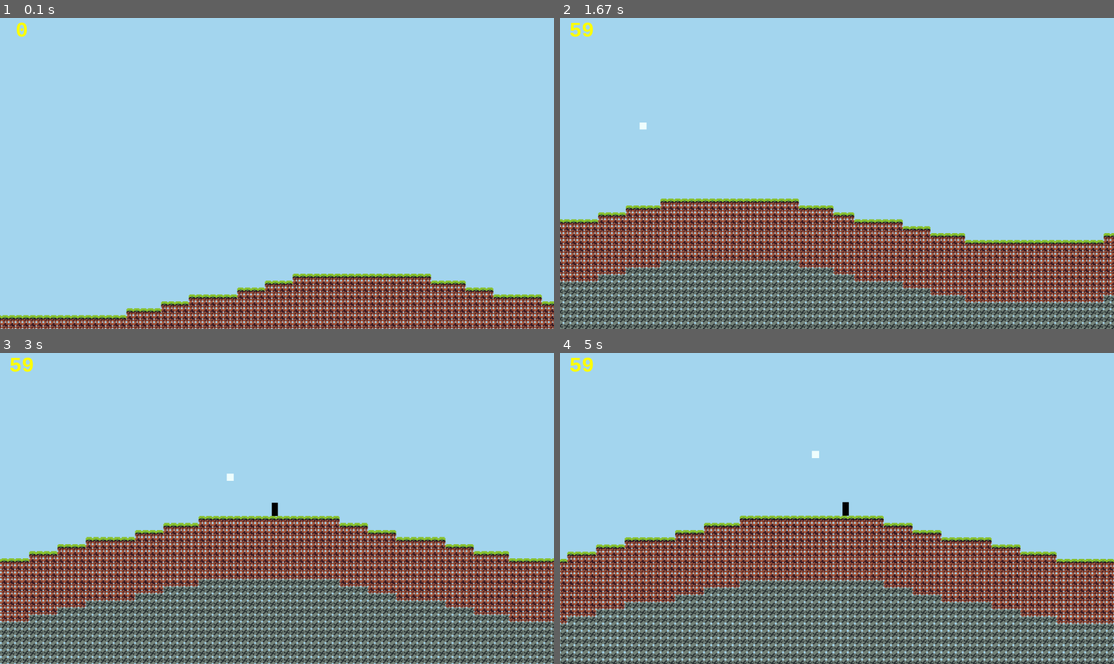
Above: before the commit, frames 1-4 (two rows, left to right).
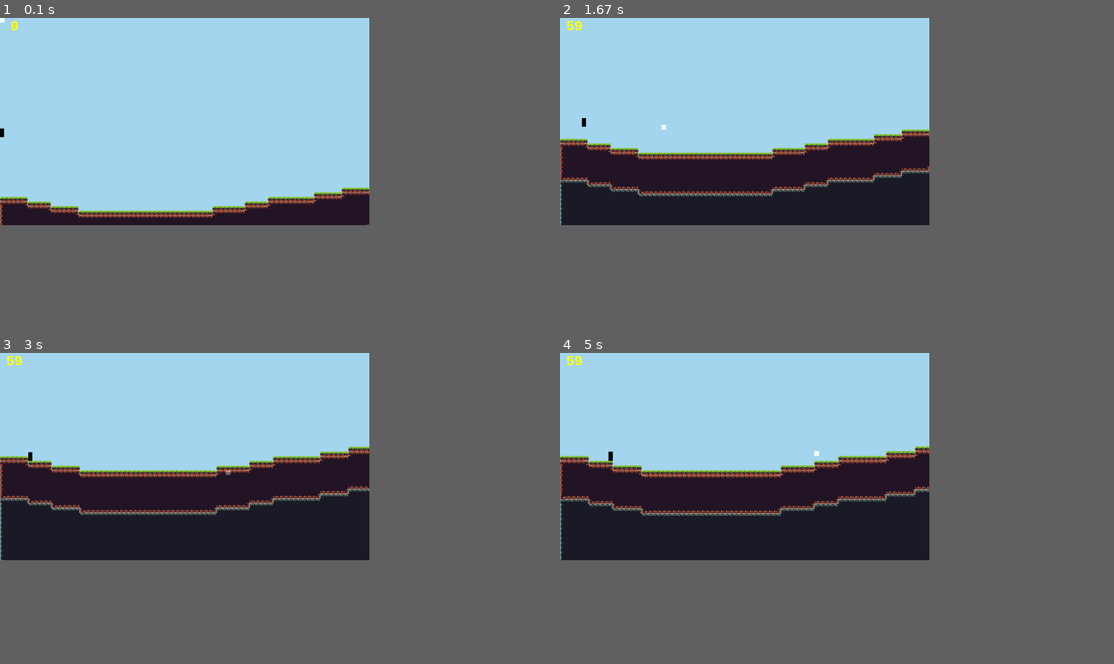
Above: after the commit, the same moments.

Repository: Nicholas-Merillat/tilemap-pygame
Game: pygame game, started from main.py
Same seed, same stepped clock (60 frames per second), same inputs: the game is played once before the commit and once after it.
Inputs (mouse positions are in pixels of both pictures, inside the frame that each line leads up to):
- Up to frame 1 (0.1 s): no input
- Up to frame 2 (1.67 s): tap Alt at 0.33, 1.65 s; hold D 0.67-1.13 s; move the mouse to (1014, 164) at 0.7 s; hold W 1.17-1.47 s; move the mouse to (704, 176) at 1.2 s; hold D from 1.5 s (still down); move the mouse to (665, 126) at 1.53 s
- Up to frame 3 (3 s): release D at 1.97 s; hold A 2-2.53 s; move the mouse to (238, 384) at 2.03 s; tap = at 2.15 s; hold A 2.57-2.97 s; move the mouse to (227, 474) at 2.6 s
- Up to frame 4 (5 s): hold W 3-3.37 s; move the mouse to (753, 387) at 3.03 s; tap Alt at 3.15, 4.72 s; hold D 3.4-4.03 s; move the mouse to (637, 499) at 3.43 s; tap = at 3.55 s; hold A 4.07-4.53 s; move the mouse to (842, 542) at 4.1 s; hold D from 4.57 s (still down); move the mouse to (820, 455) at 4.6 s
In our replay, the window is 900x506 before the commit and 600x337 after it. These sizes can differ from the game's own. Grey fills any space a smaller window leaves; there, only what the larger window draws over its background counts as a difference.

The runs differ from the first frame. In frame 1, 16% of the frame differs, in the area x 0-100%, y 0-100%; in frame 2, 48%; in frame 3, 54%; in frame 4, 54%.

Commit message:
sonic boom knuckles glitch fix and lots of other player improvements, textures swapped

Diff:
--- a/camera.py
+++ b/camera.py
@@ -10,7 +10,7 @@
         self.zoom = 0
         self.zoom_scale_factor = VIEWPORT_RESOLUTION[0] / (VIEWPORT_RESOLUTION[0] - self.zoom)
 
-        self.smoothing_speed = 0.04
+        self.smoothing_speed = 0.3
         self.limit_left = 0
         self.limit_top = 0
         self.limit_right = TILEMAP_SIZE[0] * TILE_SIZE
@@ -28,8 +28,8 @@
         self.zoom_scale_factor = VIEWPORT_RESOLUTION[0] / (VIEWPORT_RESOLUTION[0] - self.zoom)
 
         if self.smooth_position:
-            self.x = pygame.math.lerp(self.x, ((entity.x + entity.width * 0.5) - VIEWPORT_RESOLUTION[0] * 0.5) + self.zoom * 0.5, self.smoothing_speed * delta)
-            self.y = pygame.math.lerp(self.y, ((entity.y + entity.height * 0.5) - VIEWPORT_RESOLUTION[1] * 0.5 + (self.zoom * 0.5) / ASPECT_SCALE_FACTOR), self.smoothing_speed * delta)
+            self.x = pygame.math.lerp(self.x, ((entity.x + entity.width * 0.5) - VIEWPORT_RESOLUTION[0] * 0.5) + self.zoom * 0.5, easeInQuad(self.smoothing_speed) * delta)
+            self.y = pygame.math.lerp(self.y, ((entity.y + entity.height * 0.5) - VIEWPORT_RESOLUTION[1] * 0.5 + (self.zoom * 0.5) / ASPECT_SCALE_FACTOR), easeInQuad(self.smoothing_speed) * delta)
         else:
             self.x = ((entity.x + entity.width * 0.5) - VIEWPORT_RESOLUTION[0] * 0.5) + self.zoom * 0.5
             self.y = ((entity.y + entity.height * 0.5) - VIEWPORT_RESOLUTION[1] * 0.5) + (self.zoom * 0.5) / ASPECT_SCALE_FACTOR
--- a/main.py
+++ b/main.py
@@ -4,15 +4,20 @@
 from player import Player
 from camera import Camera
 
+# Have to call this or else fetching monitor resolution doesn't work
+ctypes.windll.user32.SetProcessDPIAware()
+
 class Main():
     def __init__(self):
         pygame.init()
         pygame.display.set_caption(F'Tile Map {TILEMAP_SIZE[0]}x{TILEMAP_SIZE[1]}')
         pygame.display.set_icon(pygame.image.load('content/icon.png'))
+        self.display_resolution = (pygame.display.Info().current_w, pygame.display.Info().current_h)
 
         self.viewport = pygame.Surface(VIEWPORT_RESOLUTION)
-        self.screen = pygame.display.set_mode(SCREEN_RESOLUTION, pygame.DOUBLEBUF)
+        self.screen = pygame.display.set_mode(WINDOW_RESOLUTION)
         self.screen_scale_factor = pygame.math.Vector2(self.screen.size[0] / VIEWPORT_RESOLUTION[0], self.screen.size[1] / VIEWPORT_RESOLUTION[1])
+        self.fullscreen = False
 
         self.clock = pygame.time.Clock()
         self.font_big = pygame.font.SysFont('Monospace', int(24 * self.screen_scale_factor.x), True)
@@ -22,19 +27,20 @@
         self.tilemap = TileMap(self.camera)
         self.tilemap.generate_world()
 
-        self.player = Player((TILEMAP_SIZE[0] * TILE_SIZE) / 2, 150, 7, 15, self.tilemap)
+        self.player = Player(0, 200, 7, 15, self.tilemap)
 
     def render(self):
         # Draw any pixel art on viewport to keep pixels
         self.viewport = pygame.Surface((VIEWPORT_RESOLUTION[0] - self.camera.zoom, VIEWPORT_RESOLUTION[1] - self.camera.zoom / ASPECT_SCALE_FACTOR))
         self.viewport.fill((165,215,240))
 
-        # Blit only the whats visible to the camera from the tilemap to viewport
-        self.viewport.blit(self.tilemap.texture_surface, (0,0))
+        # Blit only the whats visible from the camera and tilemap to viewport
+        self.viewport.blit(self.tilemap.surface, (0,0))
 
-        #if self.tilemap.grid[int(self.mouse_position_tile.x)][int(self.mouse_position_tile.y)] != 0:
+        # Tilemap highlight on cursor
         self.viewport.blit(self.tilemap.cursor, (self.mouse_position_tile.x * TILE_SIZE - self.camera.x, self.mouse_position_tile.y * TILE_SIZE - self.camera.y), special_flags=pygame.BLEND_ADD)
 
+        # Player
         pygame.draw.rect(self.viewport, (0,0,0), self.player.rect)
 
         # Scale viewport up and blit onto screen for pixel art effect + good performance
@@ -48,14 +54,22 @@
         self.delta = (self.clock.tick(MAX_FPS) / 1000) * PHYSICS_FPS
         while True:
             self.delta = (self.clock.tick(MAX_FPS) / 1000) * PHYSICS_FPS
-            self.screen_scale_factor = pygame.math.Vector2(self.screen.size[0] / VIEWPORT_RESOLUTION[0], self.screen.size[1] / VIEWPORT_RESOLUTION[1])
 
             for event in pygame.event.get():
                 if event.type == pygame.QUIT:
                     pygame.quit()
                     sys.exit()
-                elif event.type == pygame.VIDEORESIZE:
-                    self.screen = pygame.display.set_mode((event.w, event.h), pygame.RESIZABLE)
+                elif event.type == pygame.KEYDOWN:
+                    if event.key == pygame.K_LALT:
+                        if self.fullscreen:
+                            self.fullscreen = False
+                            self.screen = pygame.display.set_mode(WINDOW_RESOLUTION)
+                        else:
+                            self.fullscreen = True
+                            self.screen = pygame.display.set_mode(self.display_resolution, pygame.FULLSCREEN)
+
+                        self.screen_scale_factor = pygame.math.Vector2(self.screen.size[0] / VIEWPORT_RESOLUTION[0], self.screen.size[1] / VIEWPORT_RESOLUTION[1])
+                        self.font_big = pygame.font.SysFont('Monospace', int(24 * self.screen_scale_factor.x), True)
 
             self.mouse_position = pygame.math.Vector2(pygame.mouse.get_pos())
             self.mouse_position_tile = self.tilemap.screen_to_tile((self.mouse_position.x / self.screen_scale_factor.x) / self.camera.zoom_scale_factor, (self.mouse_position.y / self.screen_scale_factor.y) / self.camera.zoom_scale_factor)
--- a/player.py
+++ b/player.py
@@ -15,46 +15,78 @@
         self.limit_right = TILE_SIZE * TILEMAP_SIZE[0]
         self.limit_bottom = TILE_SIZE * TILEMAP_SIZE[1]
 
-        self.acceleration = 0.1
-        self.max_speed = 1.5
-        self.gravity = 0.2
+        self.speed_accel = 0.04
+        self.speed_max = 1.25
+        self.gravity = 0.15
         self.fall_speed_cap = 5
-        self.jump_force = -3.5
+        self.jump_force = -3
 
     def update(self, delta, keys):
         self.direction = -int(keys[pygame.K_a]) + int(keys[pygame.K_d])
         self.want_to_jump = keys[pygame.K_w]
 
-        self.velocity.x = pygame.math.lerp(self.velocity.x, self.max_speed * self.direction, self.acceleration * delta)
+        self.velocity.x = pygame.math.lerp(self.velocity.x, self.speed_max * self.direction, easeOutQuad(self.speed_accel) * delta)
         self.velocity.y += self.gravity * delta
         if self.velocity.y > self.fall_speed_cap:
             self.velocity.y = self.fall_speed_cap
 
+        self.prev_x = self.x
+        self.prev_y = self.y
         self.x += self.velocity.x * delta
         self.y += self.velocity.y * delta
+
+        # Prevents player from traveling a distance greater than a singular tile (This fixes the bug with window focus and delta)
+        if abs(self.y - self.prev_y) > TILE_SIZE:
+            self.y = self.prev_y
+        if abs(self.x - self.prev_x) > TILE_SIZE:
+            self.x = self.prev_x
+
         self.dx = self.x + self.width
         self.dy = self.y + self.height
 
         # Get the surrounding tiles around the player and if there are any tiles, do collision
         self.is_on_ground = False
-        self.below_tile = self.tilemap.world_to_tile(self.x + self.width * 0.5, self.dy)
-        self.above_tile = self.tilemap.world_to_tile(self.x + self.width * 0.5, self.y)
-        self.right_tile = self.tilemap.world_to_tile(self.dx, self.y + self.height * 0.5)
-        self.left_tile = self.tilemap.world_to_tile(self.x, self.y + self.height * 0.5)
 
-        if self.tilemap.grid[int(self.below_tile.x)][int(self.below_tile.y)] != 0 and self.velocity.y >= 0:
-            self.y = self.below_tile.y * TILE_SIZE - self.height
+        self.below_tile_left = self.tilemap.world_to_tile(self.x + 1, self.dy)
+        self.below_tile_right = self.tilemap.world_to_tile(self.dx - 1, self.dy)
+
+        self.above_tile_left = self.tilemap.world_to_tile(self.x + 1, self.y)
+        self.above_tile_right = self.tilemap.world_to_tile(self.dx - 1, self.y)
+
+        self.right_tile_top = self.tilemap.world_to_tile(self.dx, (self.y + self.height * 0.5) - 1)
+        self.right_tile_bottom = self.tilemap.world_to_tile(self.dx, (self.y + self.height * 0.5) + 1)
+
+        self.left_tile_top = self.tilemap.world_to_tile(self.x, (self.y + self.height * 0.5) - 1)
+        self.left_tile_bottom = self.tilemap.world_to_tile(self.x, (self.y + self.height * 0.5) + 1)
+
+        if self.tilemap.grid[int(self.below_tile_left.x)][int(self.below_tile_left.y)] != 0 and self.velocity.y >= 0:
+            self.y = self.below_tile_left.y * TILE_SIZE - self.height
             self.velocity.y = 0
             self.is_on_ground = True
-        elif self.tilemap.grid[int(self.above_tile.x)][int(self.above_tile.y)] != 0 and self.velocity.y <= 0:
-            self.y = (self.above_tile.y + 1) * TILE_SIZE
+        elif self.tilemap.grid[int(self.below_tile_right.x)][int(self.below_tile_right.y)] != 0 and self.velocity.y >= 0:
+            self.y = self.below_tile_right.y * TILE_SIZE - self.height
+            self.velocity.y = 0
+            self.is_on_ground = True
+
+        if self.tilemap.grid[int(self.above_tile_left.x)][int(self.above_tile_left.y)] != 0 and self.velocity.y <= 0:
+            self.y = (self.above_tile_left.y + 1) * TILE_SIZE
+            self.velocity.y = 0
+        elif self.tilemap.grid[int(self.above_tile_right.x)][int(self.above_tile_right.y)] != 0 and self.velocity.y <= 0:
+            self.y = (self.above_tile_right.y + 1) * TILE_SIZE
             self.velocity.y = 0
 
-        if self.tilemap.grid[int(self.right_tile.x)][int(self.right_tile.y)] != 0 and self.velocity.x >= 0:
-            self.x = self.right_tile.x * TILE_SIZE - self.width
+        if self.tilemap.grid[int(self.right_tile_top.x)][int(self.right_tile_top.y)] != 0 and self.velocity.x >= 0:
+            self.x = self.right_tile_top.x * TILE_SIZE - self.width
             self.velocity.x = 0
-        elif self.tilemap.grid[int(self.left_tile.x)][int(self.left_tile.y)] != 0 and self.velocity.x <= 0:
-            self.x = (self.left_tile.x + 1) * TILE_SIZE
+        elif self.tilemap.grid[int(self.right_tile_bottom.x)][int(self.right_tile_bottom.y)] != 0 and self.velocity.x >= 0:
+            self.x = self.right_tile_bottom.x * TILE_SIZE - self.width
+            self.velocity.x = 0
+
+        if self.tilemap.grid[int(self.left_tile_top.x)][int(self.left_tile_top.y)] != 0 and self.velocity.x <= 0:
+            self.x = (self.left_tile_top.x + 1) * TILE_SIZE
+            self.velocity.x = 0
+        elif self.tilemap.grid[int(self.left_tile_bottom.x)][int(self.left_tile_bottom.y)] != 0 and self.velocity.x <= 0:
+            self.x = (self.left_tile_bottom.x + 1) * TILE_SIZE
             self.velocity.x = 0
 
         # Collision with world borders
@@ -75,8 +107,8 @@
         if self.want_to_jump and self.is_on_ground:
             self.want_to_jump = False
             self.velocity.y = self.jump_force
-        elif self.want_to_jump == False and self.velocity.y <= 0:
-            self.velocity.y /= 1.25
+        elif self.want_to_jump == False and self.velocity.y < 0:
+            self.velocity.y *= 0.75
 
         self.rect.x = self.x
         self.rect.y = self.y
--- a/settings.py
+++ b/settings.py
@@ -1,7 +1,7 @@
-import pygame, math, numpy, sys
+import pygame, math, numpy, sys, ctypes, tkinter
 
 # User settings
-SCREEN_RESOLUTION = (1920, 1080)
+WINDOW_RESOLUTION = (1280, 720)
 MAX_FPS = 0 # If 0, framerate is uncapped
 
 # ENGINE SETTINGS BELOW DO NOT EDIT!
@@ -14,3 +14,9 @@
 # Tilemap settings
 TILE_SIZE = 8
 TILEMAP_SIZE = (8400, 2400) # (8400, 2400) (4200, 1200)
+
+def easeInQuad(t):
+    return t * t
+
+def easeOutQuad(t):
+    return -t * (t - 2)
--- a/tilemap.py
+++ b/tilemap.py
@@ -8,28 +8,23 @@
         self.cursor.fill((75,75,75))
         self.camera = camera
 
-        self.grid = numpy.full((TILEMAP_SIZE[0], TILEMAP_SIZE[1]), numpy.uint64(0))
-        self.bitmask_grid = numpy.full((TILEMAP_SIZE[0], TILEMAP_SIZE[1]), numpy.uint64(0))
+        self.grid = numpy.full((TILEMAP_SIZE[0], TILEMAP_SIZE[1]), 0)
+        self.offsets = [(0, -1, 0), (-1, 0, 1), (1, 0, 2), (0, 1, 3)]
 
-        # Kinda poopy
-        self.bitmask_offsets = [(0, -1, 0), (-1, 0, 1), (1, 0, 2), (0, 1, 3)]
-        self.bitmask_dict = {0:(0,0), 1:(0,8), 2:(0,16), 3:(0,24), 4:(8,0), 5:(8,8), 6:(8,16), 7:(8,24), 8:(16,0), 9:(16,8), 10:(16,16), 11:(16,24), 12:(24,0), 13:(24,8), 14:(24,16), 15:(24,24), 16:(24,24)}
-        self.tile_friends = [(0), (1,2), (2), (3)]
-
+        # Load tilesets
+        self.tilesets = []
         with open('content/blocks.txt', 'r') as file:
             file_content = file.read()
-            blocks = file_content.splitlines()
-            self.tile_images = []
-            self.tilesets = []
-            for block in blocks:
-                if block != 'air':
-                    image_path = f'content/sprites/{block}.png'
+            tiles = file_content.splitlines()
+            for tile in tiles:
+                if tile != 'air':
+                    image_path = f'content/sprites/{tile}-old.png'
                     try:
-                        image_surface = pygame.image.load(image_path).convert_alpha()
-                        self.tile_images.append(image_surface)
-                        self.tilesets.append(TileSet(block, image_surface))
+                        surface = pygame.image.load(image_path)
+                        surface = surface.convert_alpha()
+                        self.tilesets.append(TileSet(tile, surface))
                     except pygame.error as e:
-                        print(f'Error loading image {block}: {e}')
+                        print(f'Error loading tileset {tile}: {e}')
 
     # Set tile ID at tile position
     def set_tile(self, tile_x, tile_y, tile_id):
@@ -61,10 +56,10 @@
         # Generate surface grass with a sin function then fill below 10 layers with dirt, rest stone
 
         for x in range(TILEMAP_SIZE[0]):
-            y = int(math.sin(x / 14) * 4) + 40
-            self.grid[x][y] = 1
-            self.grid[x][range(y + 1, y + 9)] = 2
-            self.grid[x][range(y + 9, TILEMAP_SIZE[1])] = 3
+            y = int(math.sin(x / 20) * 4) + 40
+            self.set_tile(x, y, 1)
+            self.set_tile(x, range(y + 1, y + 9), 2)
+            self.set_tile(x, range(y + 9, TILEMAP_SIZE[1]), 3)
 
     def update(self):
         # Range used to see which tiles to render on screen based on what the camera can see
@@ -74,21 +69,18 @@
         self.visible_x = range(max(0, int(self.camera_to_tile.x) - 1), min(int(self.camera_to_tile.x + self.visible_tiles_x) + 1, TILEMAP_SIZE[0]))
         self.visible_y = range(max(0, int(self.camera_to_tile.y) - 1), min(int(self.camera_to_tile.y + self.visible_tiles_y) + 1, TILEMAP_SIZE[1]))
 
-        self.texture_surface = pygame.surface.Surface(VIEWPORT_RESOLUTION, pygame.SRCALPHA)
+        self.surface = pygame.surface.Surface(VIEWPORT_RESOLUTION, pygame.SRCALPHA)
 
         for x in self.visible_x:
             for y in self.visible_y:
-                tile_id = self.grid[x][y]
+                tile_id = self.grid[x, y] # Accessing directly instead of using get_tile is marginally faster
                 if tile_id >= 1:
-                    tile_image = self.tile_images[tile_id - 1]
-                    # bitmask = 0
-                    # for dx, dy, bit in self.bitmask_offsets:
-                    #     nx, ny = x + dx, y + dy
-                    #     if 0 <= nx < TILEMAP_SIZE[0] and 0 <= ny < TILEMAP_SIZE[1]:
-                    #         if self.grid[nx][ny] == tile_id:
-                    #             bitmask |= (1 << bit)
+                    bitmask = 0
 
+                    for dx, dy, bit in self.offsets:
+                        nx, ny = x + dx, y + dy
+                        if 0 <= nx < TILEMAP_SIZE[0] and 0 <= ny < TILEMAP_SIZE[1]:
+                            if self.grid[nx, ny] == tile_id:
+                                bitmask |= (1 << bit)
 
-                    block_rect = pygame.Rect(0, 0, TILE_SIZE, TILE_SIZE)
-                    block_image = pygame.transform.scale(tile_image.subsurface(block_rect), (TILE_SIZE, TILE_SIZE))
-                    self.texture_surface.blit(block_image, pygame.Rect(math.floor((x * TILE_SIZE) - self.camera.x), math.floor((y * TILE_SIZE)  - self.camera.y), TILE_SIZE, TILE_SIZE))
+                    self.surface.blit(self.tilesets[tile_id - 1].get_tile_surface(bitmask), pygame.Rect(math.floor((x * TILE_SIZE) - self.camera.x), math.floor((y * TILE_SIZE)  - self.camera.y), TILE_SIZE, TILE_SIZE))
--- a/tileset.py
+++ b/tileset.py
@@ -1,24 +1,25 @@
 from settings import *
 
 class TileSet():
-    def __init__(self, name, image):
+    def __init__(self, name, surface):
         self.name = name
-        self.image = image
+        self.surface = surface
 
-        self.size = (int(self.image.size[0] / TILE_SIZE), int(self.image.size[1] / TILE_SIZE))
+        self.size = (int(self.surface.size[0] / TILE_SIZE), int(self.surface.size[1] / TILE_SIZE))
 
         # Stores the tiles in a dictionary with an ID corresponding to a tile coordinate in the tileset
-        self.index_dict = {}
+        self.positions = {}
         x = 0
         y = 0
         for i in range(self.size[0] * self.size[1]):
             x = i % self.size[0]
-            self.index_dict.update({str(i):(x * TILE_SIZE, y * TILE_SIZE)})
+
+            self.positions.update({str(i):(x,y)})
 
             if (x + 1) / self.size[0] >= 1:
                 y += 1
 
-        print(self.index_dict)
-
+    # Returns the tile surface inside the tileset surface
     def get_tile_surface(self, tile_index):
-        pass
+        surface = self.surface.subsurface((self.positions[str(tile_index)][0] * TILE_SIZE, self.positions[str(tile_index)][1] * TILE_SIZE, TILE_SIZE, TILE_SIZE))
+        return surface
Binary file added: content/sprites/dirt-old.png
Binary file changed: content/sprites/dirt.png
Binary file added: content/sprites/grass-old.png
Binary file changed: content/sprites/grass.png
Binary file added: content/sprites/stone-old.png
Binary file changed: content/sprites/stone.png
